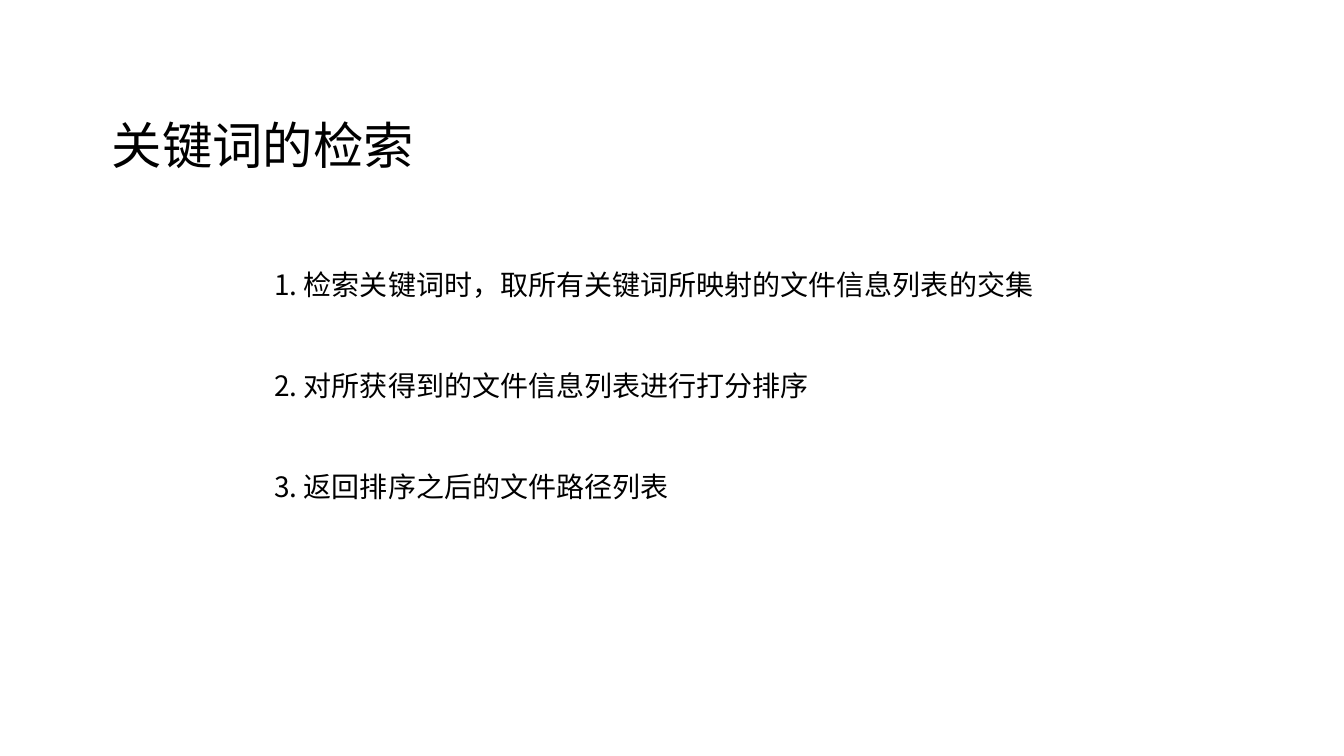
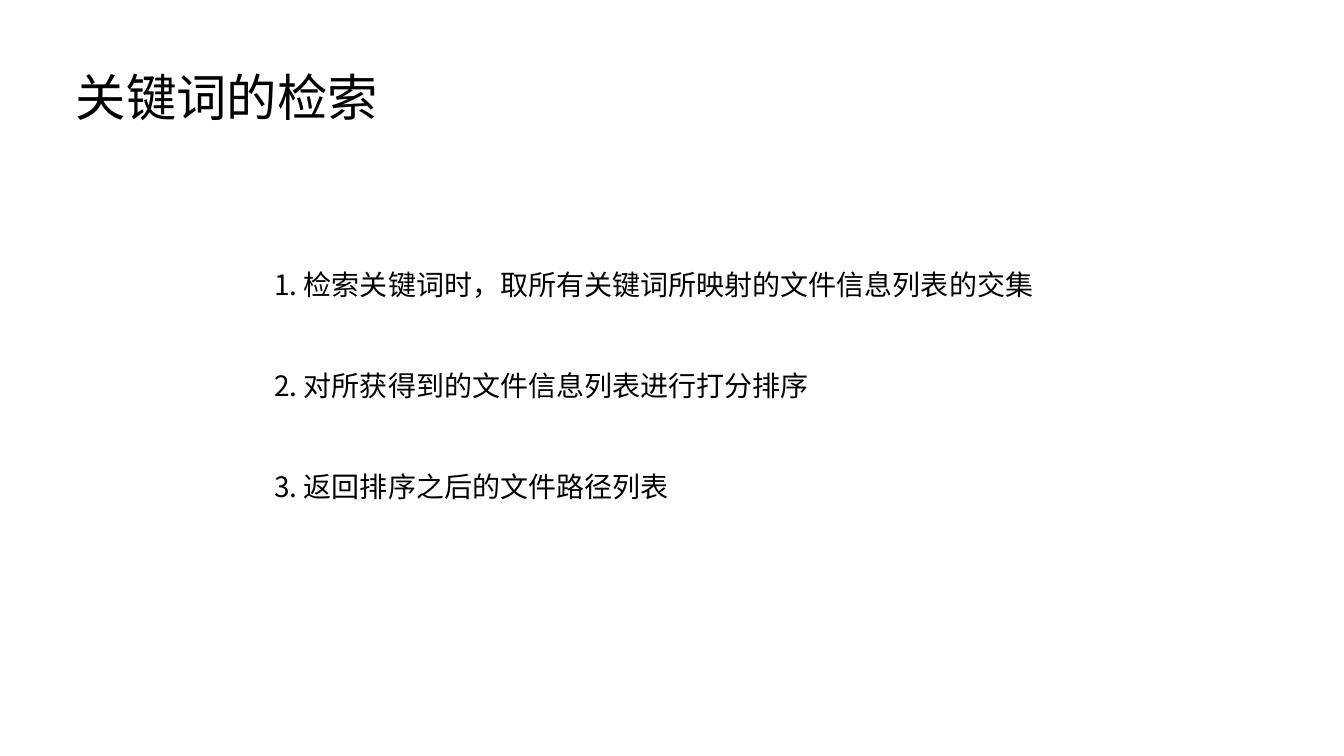
Before and after one commit to MU001999/maaath, a slide deck: slide 17 of docs/数据结构.pptx (slide 13 before the commit). Drawn at 1344x756 pixels with LibreOffice and Linux fonts; fonts in the diff are those of the drawing. Boxes give left, top, right and bottom in pixels: in the first picture for what was removed or moved away, otherwise in the second. Text is boxed around its words. In the diff, an @@ line names an element or a change of style, - is before the commit and + after.

```diff
--- a/docs/数据结构.pptx
+++ b/docs/数据结构.pptx
@@ text "关键词的检索": place and size @@
-text "关键词的检索" at box(112, 121, 414, 168)
+text "关键词的检索" at box(76, 73, 378, 120)
```
Also in this commit, not shown: 4 other slides changed, 4 slides added, 1 other file.
